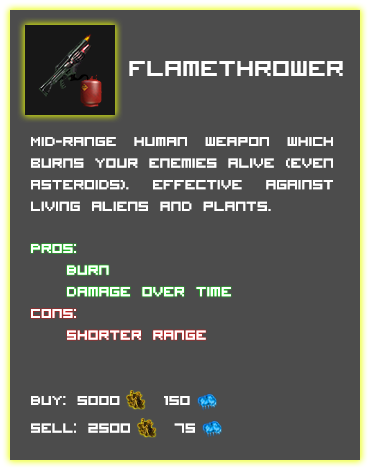
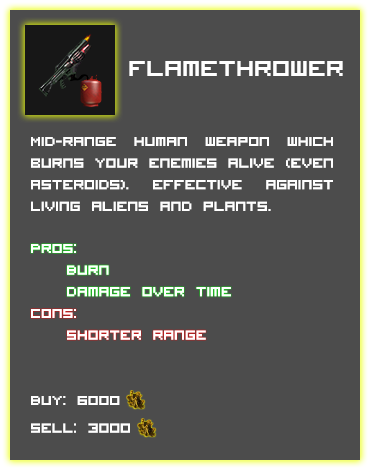
Layer changes from the first 370 x 470 image to the second:
removed layer "Layer 11 copy" over [202, 420, 222, 438]
removed layer "Layer 7" over [197, 393, 217, 411]
renamed "Buy: 5000 150 Sell: 2500 75" to "Buy: 6000 Sell: 3000", painted on it over [77, 396, 195, 433]
